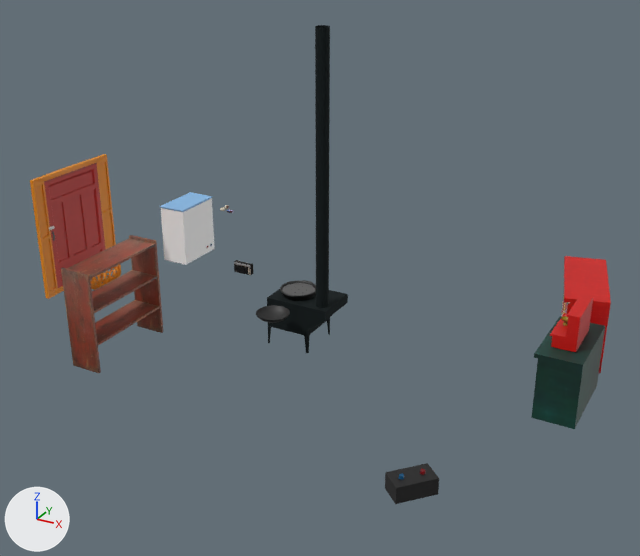
The Blender file Assets/3 Models/ger.blend: old version first, new version second.
The view is the same before and after, from a 50 mm camera at (6.06, -10.36, 5.29) aimed at (0.76, -0.72, 0.47). The axes (+X, +Y, +Z) are drawn at lower left. The lights are the same throughout. The picture after the commit comes second.

The first picture shows 'Awdar', 'Awdar.001', 'Battery', 'Fridge', 'Haalga', 'HaalgaHuree', 'Shuugee', 'Tawiur', 'Zuuh' and 7 more.
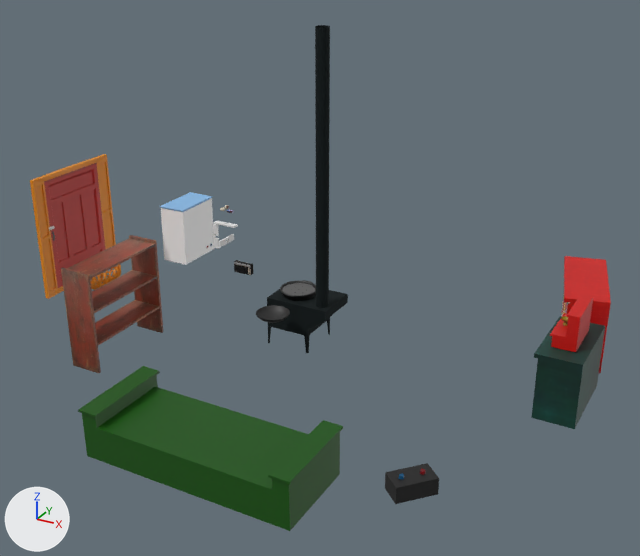
Pixel boxes (x1, y1, x2, y2) of what changed, in the pictures (640 x 556 px):
```json
{"object": "Or", "change": "shown", "after": [78, 366, 343, 531], "on screen": "dark green"}
{"object": "PuzzlePiece.001", "change": "added", "after": [212, 224, 219, 249]}
{"object": "PuzzlePiece.002", "change": "added", "after": [219, 234, 234, 248]}
{"object": "PuzzlePiece", "change": "added", "after": [214, 221, 238, 228]}
```

Edits to the scene script, one JSON object a line:
```json
{"op": "add", "block": "me_cube_020", "code": ["me_cube_020 = bpy.data.meshes.new('Cube.020')", "me_cube_020.from_pydata(...)  # 28 vertices, 20 faces; spans x -0.05..0.05, y -0.05..0.05, z -0.05..0.05"]}
{"op": "add", "block": "me_cube_019", "code": ["me_cube_019 = bpy.data.meshes.new('Cube.019')", "me_cube_019.from_pydata(...)  # 103 vertices, 56 faces; spans x -0.05..0.05, y -0.05..0.05, z -0.05..0.05"]}
{"op": "add", "block": "me_cube_018", "code": ["me_cube_018 = bpy.data.meshes.new('Cube.018')", "me_cube_018.from_pydata(...)  # 16 vertices, 12 faces; spans x -0.05..0.05, y -0.05..0.05, z -0.05..0.05"]}
{"op": "remove", "block": "ob_or", "code": "ob_or.hide_set(True)"}
{"op": "add", "block": "ob_puzzlepiece_002", "code": ["ob_puzzlepiece_002 = bpy.data.objects.new('PuzzlePiece.002', me_cube_020)", "ob_puzzlepiece_002.location = (-1.69, 0.61, 0.1)", "ob_puzzlepiece_002.rotation_euler = (1.571, 0.0, 1.571)  # degrees (90, 0, 90)", "ob_puzzlepiece_002.scale = (4.0, 1.0, 0.25)"]}
{"op": "add", "block": "ob_puzzlepiece_001", "code": ["ob_puzzlepiece_001 = bpy.data.objects.new('PuzzlePiece.001', me_cube_019)", "ob_puzzlepiece_001.location = (-1.9, 0.61, 0.14)", "ob_puzzlepiece_001.rotation_euler = (1.571, 1.571, 0.0)  # degrees (90, 90, 0)", "ob_puzzlepiece_001.scale = (4.0, 1.0, 0.25)"]}
{"op": "add", "block": "ob_puzzlepiece", "code": ["ob_puzzlepiece = bpy.data.objects.new('PuzzlePiece', me_cube_018)", "ob_puzzlepiece.location = (-1.69, 0.61, 0.38)", "ob_puzzlepiece.scale = (4.0, 1.0, 0.25)"]}
```
